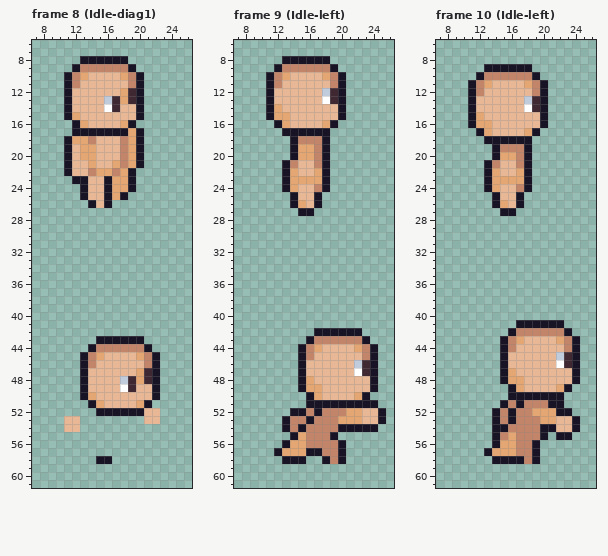
Two versions of one pixel-art file, assets/sprites/player/Player.aseprite. The picture above was drawn from the file before the commit.
32x64 pixels, 20 frames. Shown: frame 8 (Idle-diag1): x 7..26, y 6..61; frame 9 (Idle-left): x 7..26, y 6..61; frame 10 (Idle-left): x 7..26, y 6..61. The commit also changed other frames, which this record leaves out.
New version:
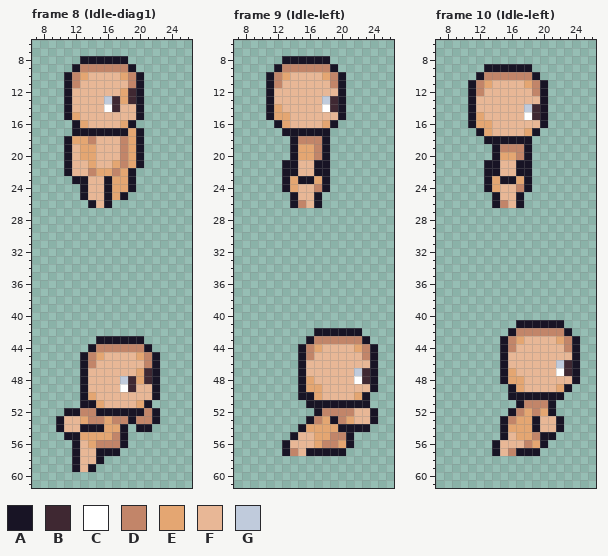
Palette (. is transparent): A #181425  B #3f2832  C #ffffff  D #c28569  E #e4a672  F #e8b796  G #c0cbdc
From old to new:
Changed rows in their new state; - is an unchanged pixel.
Frame 8 (Idle-diag1), layers "arms", "feet":
first column x 10:
51 ---A---------
52 -AADD------DA
53 A--EDDEDDADDA
54 A--AAAEEA-AA-
55 -AAEEEEDA----
56 --AFEDDDA----
57 --AFFAAA-----
58 --AFF-.------
59 --AFA--------
Frame 9 (Idle-left), layers "head", "arms", "feet":
first column x 18:
12 FF
13 G-
14 CB
first column x 14:
21 A--A
22 A--A
23 -AA-
26 -D--
27 -..-
first column x 12:
46 ----------FF--
47 ----------G---
48 ----------CB--
50 ---A----------
51 ------------.-
52 --...----DF-A.
53 -...--EAD-F-A.
54 -..-EEEE----.-
55 ---FFEEDDA----
56 --FFFE--EA----
57 .ADF--AA------
58 -...--...-----
Frame 10 (Idle-left), layers "head", "arms", "feet":
first column x 18:
13 FF
14 G-
15 CB
first column x 14:
21 A--A
22 A--A
23 -AA-
26 -D--
27 -..-
first column x 22:
45 FF
46 G-
47 CB
first column x 13:
51 --..-----.--
52 -..--ED-A..-
53 -.ADEEAFFA..
54 -.-EEEAFFA..
55 -.AFEE--A..-
56 --FFF-EA----
57 .AFDAA------
58 -......-----
